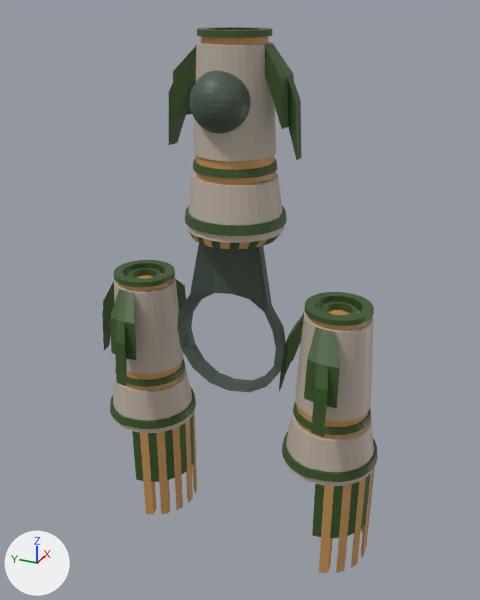
The Blender file assets/game/models/not_rigged/pod_racer_2.blend, before and after one commit.
Rendered twice from a camera (50 mm lens) standing at (-10.43, -4.79, 7.08) and looking at (0.12, -0.04, 1.8). The lights are fixed; the arrows at lower left show +X, +Y and +Z. The picture after the commit comes second.

In view in the first picture: 'Circle', 'racer2-engine', 'racer2-engine.001', 'racer2-engine.002'.
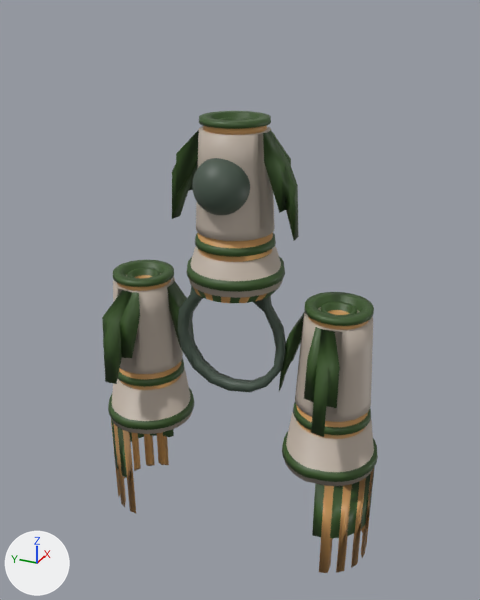
What differs and where, as boxes (x1, y1, x2, y2) in the pictures (480 x 600 px; the box of a moved part takes in the faces that stretch with it):
'racer2-engine.002', reshaped, shading changed, moved (13% shorter)
    before: (169, 27, 302, 249)
    after: (172, 111, 299, 303)
'racer2-engine.001', shading changed, turned
    before: (102, 260, 197, 515)
    after: (102, 260, 194, 513)
part 1 of me_circle_001, shading changed
    both: (279, 292, 378, 573)
part 3 of me_circle_006, moved or reshaped
    before: (190, 71, 251, 133)
    after: (192, 158, 250, 215)
part 4 of me_circle_006, moved or reshaped
    before: (196, 27, 293, 78)
    after: (198, 111, 291, 166)
part 5 of me_circle_006, moved or reshaped
    before: (173, 46, 300, 225)
    after: (176, 130, 297, 281)
part 6 of me_circle_006, moved or reshaped
    before: (288, 80, 302, 160)
    after: (285, 166, 299, 240)
part 7 of me_circle_006, moved or reshaped
    before: (169, 84, 186, 145)
    after: (172, 164, 188, 219)
part 8 of me_circle_006, shading changed
    before: (169, 27, 302, 249)
    after: (172, 111, 299, 303)

Patch to the scene script:
```diff
--- a/assets/game/models/not_rigged/pod_racer_2.blend.py
+++ b/assets/game/models/not_rigged/pod_racer_2.blend.py
@@ me_circle_001 @@
 me_circle_001.from_pydata(...)  # 1049 vertices, 994 faces, 4 loose edges; spans x -1.23..1.26, y -0.94..1.02, z -3.35..2.11
 # used by ob_racer2_engine; location = (0.0, -2.0, 0.0)
+# me_circle_001 part 1: all faces are now shaded smooth (994 of 994 changed)
 me_circle_001.materials.append(mat_material_005)
@@ me_circle_005 @@
 me_circle_005.from_pydata(...)  # 1049 vertices, 994 faces, 4 loose edges; spans x -1.23..1.26, y -0.94..1.02, z -3.35..2.11
 # used by ob_racer2_engine_001; location = (0.0, 2.0, 0.0)
+# me_circle_005 part 2: all faces are now shaded smooth (994 of 994 changed)
 me_circle_005.materials.append(mat_material_006)
@@ me_circle_006 @@
 # used by ob_racer2_engine_002; location = (0.0, 0.0, 4.49)
-me_circle_006.from_pydata(...)  # 1465 vertices, 1432 faces, 4 loose edges; spans x -1.03..1.02, y -1.24..1.24, z -1.31..2.11
+me_circle_006.from_pydata(...)  # 1465 vertices, 1432 faces, 4 loose edges; spans x -1.03..1.02, y -1.24..1.24, z -1.31..1.76
+# me_circle_006 part 3: the loose piece of 482 vertices spanning x -1.03..-0.05, y -0.49..0.49, z 0.56..1.54 is moved by (0.0, 0.0, -0.35)
+# me_circle_006 part 4: 416 of the vertices in x -0.64..0.86, y -1.01..1.01, z 1.44..2.11 are moved by (0.0, 0.0, -0.35)
+# me_circle_006 part 5: 354 of the vertices in x -0.76..1.02, y -1.19..1.19, z -0.25..1.09 are moved by (0.0, 0.0, -0.35)
+# me_circle_006 part 6: 2 of the vertices in x -0.33..-0.09, y -1.24, z 0.18 are moved by (0.0, 0.0, -0.35)
+# me_circle_006 part 7: 2 of the vertices in x -0.12..0.12, y 1.2..1.24, z 0.18 are moved by (0.0, 0.0, -0.35)
+# me_circle_006 part 8: all faces are now shaded smooth (1432 of 1432 changed)
 me_circle_006.materials.append(mat_material_007)
@@ ob_racer2_engine_001 @@
 ob_racer2_engine_001.location = (0.0, 2.0, 0.0)
+ob_racer2_engine_001.rotation_euler = (0.0, 0.0, 3.142)  # degrees (0, 0, 180)
@@ ob_racer2_engine_002 @@
 ob_racer2_engine_002 = bpy.data.objects.new('racer2-engine.002', me_circle_006)
-ob_racer2_engine_002.location = (0.0, 0.0, 4.49)
+ob_racer2_engine_002.location = (0.0, 0.0, 3.48)
```
